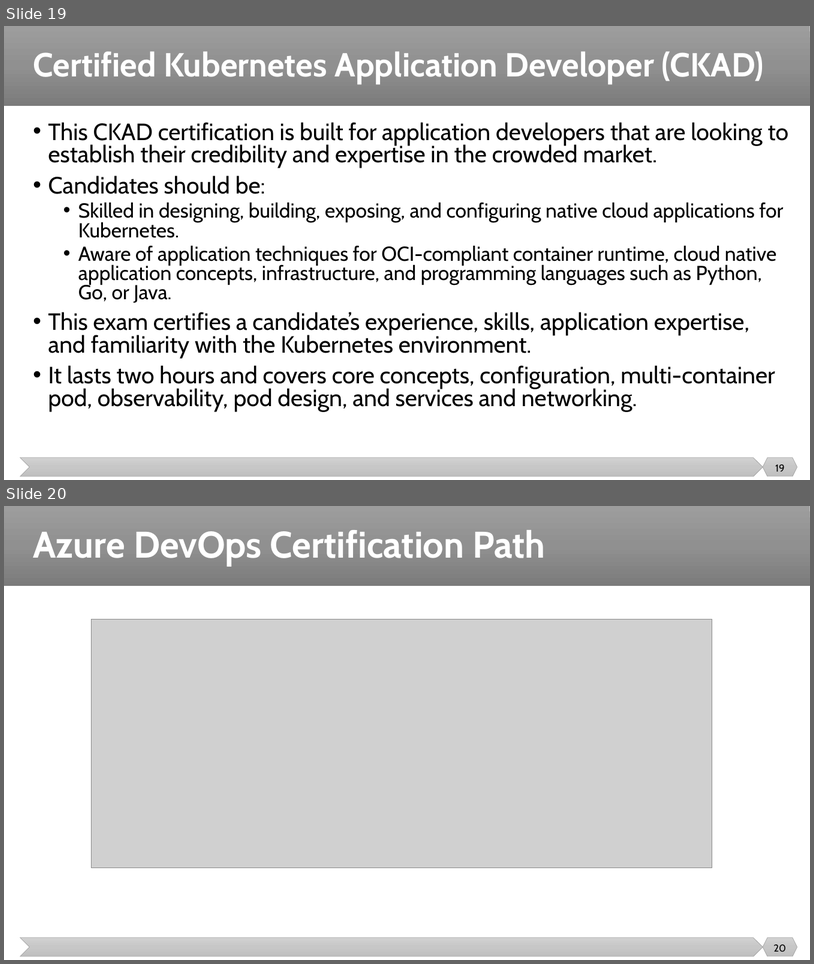
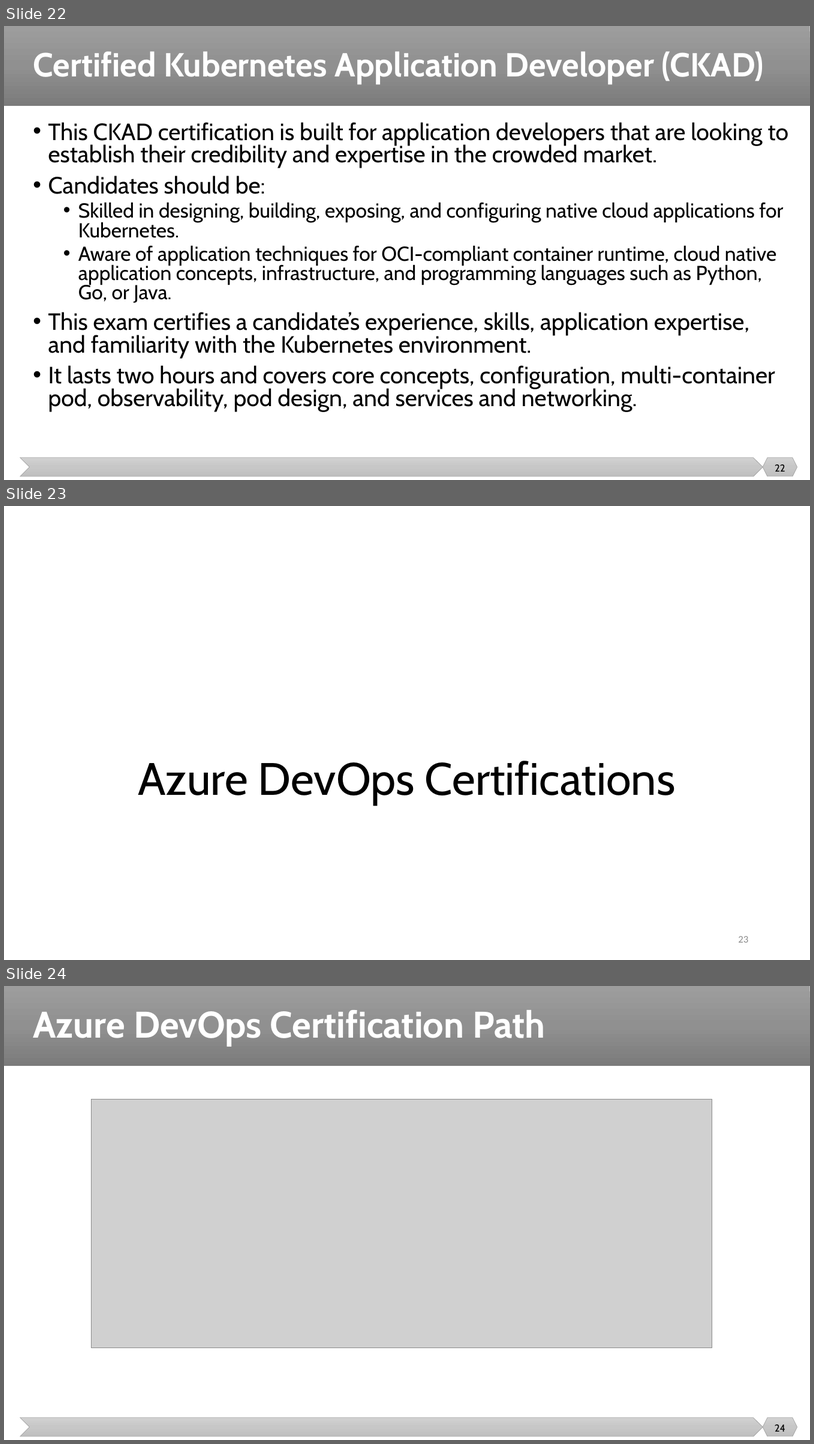
Before and after one commit to malenezi/malenezi, a slide deck: SE489/Lectures/8-DevOps Metrics/DevOps Certifications Guide.pptx. Shown one above the other, each under a label of ours: slides 19 and 20 before the commit, slides 22, 23 and 24 after it. The pictures are 814x964 and 814x1444 pixels, drawn with LibreOffice and Linux fonts; fonts in the diff are those of the drawing; grey boxes stand for pictures. Boxes give left, top, right and bottom in pixels: in the first picture for what was removed or moved away, otherwise in the second. Text is boxed around its words. In the diff, an @@ line names an element or a change of style, - is before the commit and + after.

```diff
--- a/SE489/Lectures/8-DevOps Metrics/DevOps Certifications Guide.pptx
+++ b/SE489/Lectures/8-DevOps Metrics/DevOps Certifications Guide.pptx
@@ slide 23 added at bbox=[4, 506, 810, 960], background #FFFFFF @@
@@ title added at bbox=[138, 760, 676, 805], 54 pt, text #000000 @@
+Azure DevOps Certifications
@@ page number added at bbox=[738, 936, 749, 942], 12 pt, text #8C8C8C @@
+23
@@ what was slide 19 is now slide 22 @@
@@ page number at bbox=[775, 464, 786, 471]: text changed @@
-19
+22
@@ what was slide 20 is now slide 24 @@
@@ page number at bbox=[775, 1424, 786, 1431]: text changed @@
-20
+24
```
Also in this commit, not shown: 5 other slides added, 2 other files.
